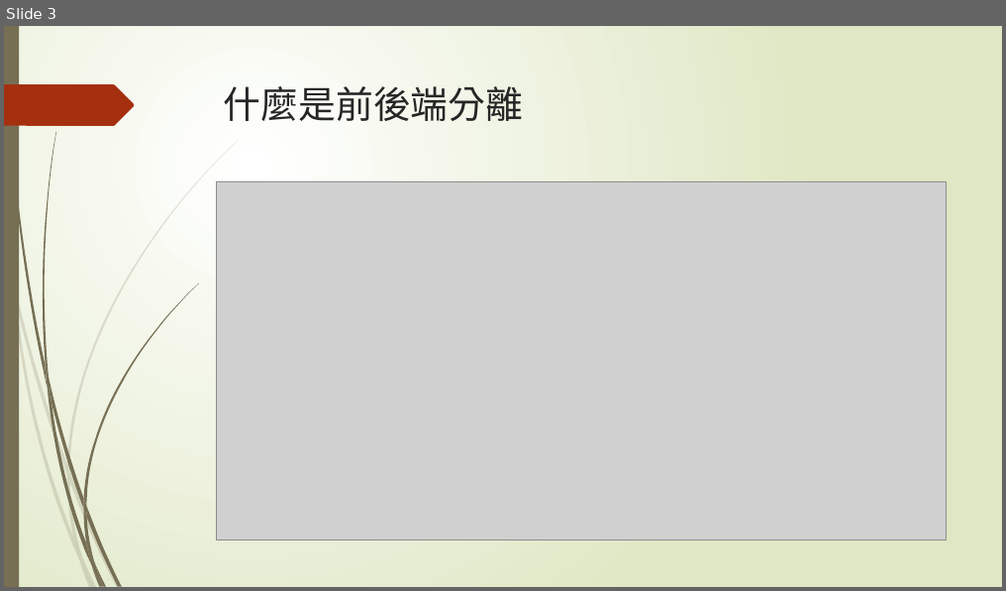
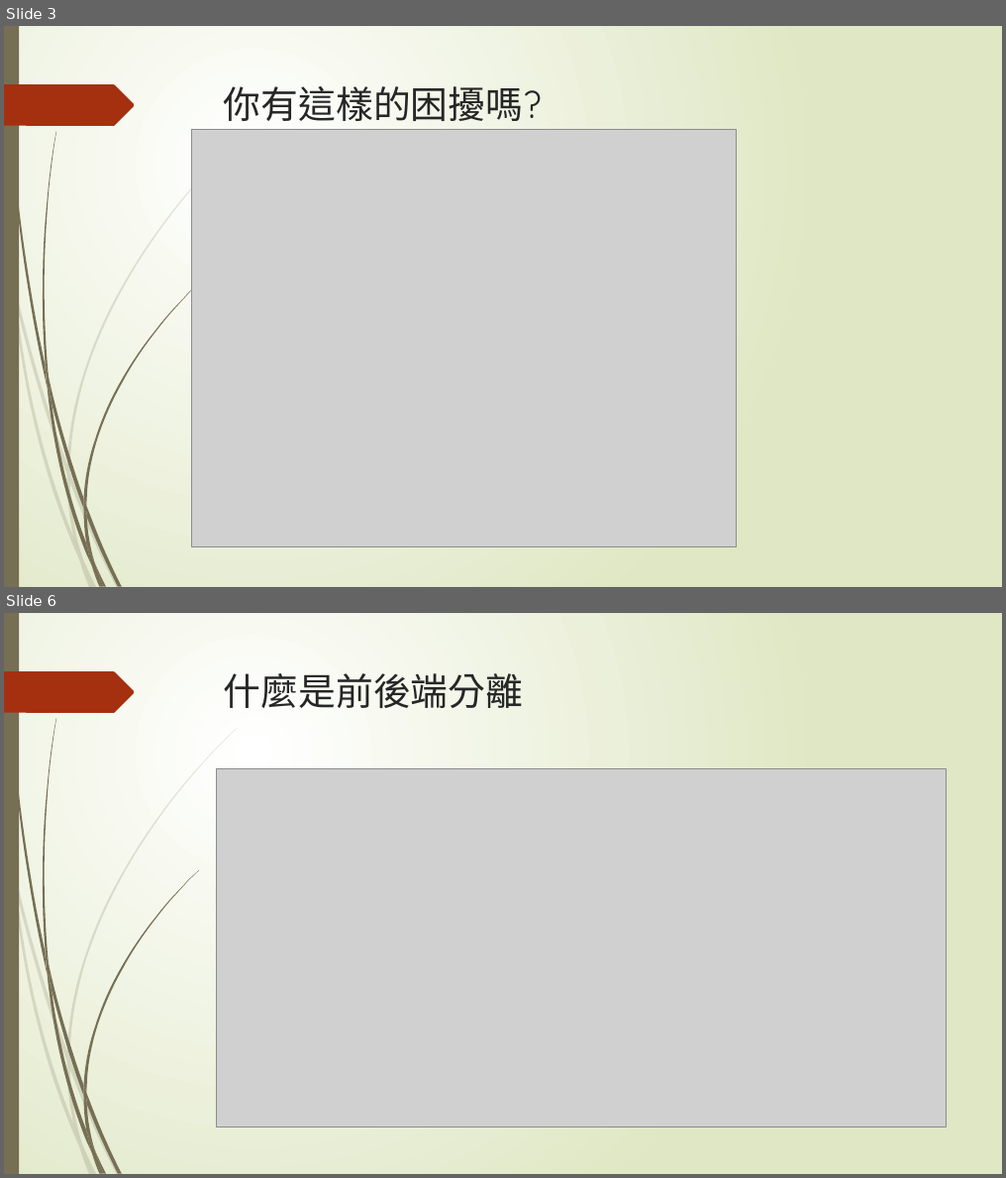
Before and after one commit to TaiwanChuChu/LaravelTest, a slide deck: 軟工策略小組_整合簡報.pptx. Shown one above the other, each under a label of ours: slide 3 before the commit, slides 3 and 6 after it; the slides between them are not shown. The pictures are 1006x591 and 1006x1178 pixels, drawn with LibreOffice and Linux fonts; fonts in the diff are those of the drawing; grey boxes stand for pictures. Boxes give left, top, right and bottom in pixels: in the first picture for what was removed or moved away, otherwise in the second. Text is boxed around its words. In the diff, an @@ line names an element or a change of style, - is before the commit and + after.

```diff
--- a/軟工策略小組_整合簡報.pptx
+++ b/軟工策略小組_整合簡報.pptx
@@ slide 3 added at bbox=[4, 26, 1002, 587], background gradient #FFFFFF to #DFE8C4; not listed: 24 template elements that a slide beside it also shows @@
@@ title added at bbox=[224, 86, 542, 121], 36 pt, text #262626 @@
+你有這樣的困擾嗎?
@@ picture added at bbox=[192, 129, 737, 547] @@
@@ what was slide 3 is now slide 6 @@
```
Also in this commit, not shown: 3 slides changed, 6 other slides added, 2 slides removed, 22 other files.
